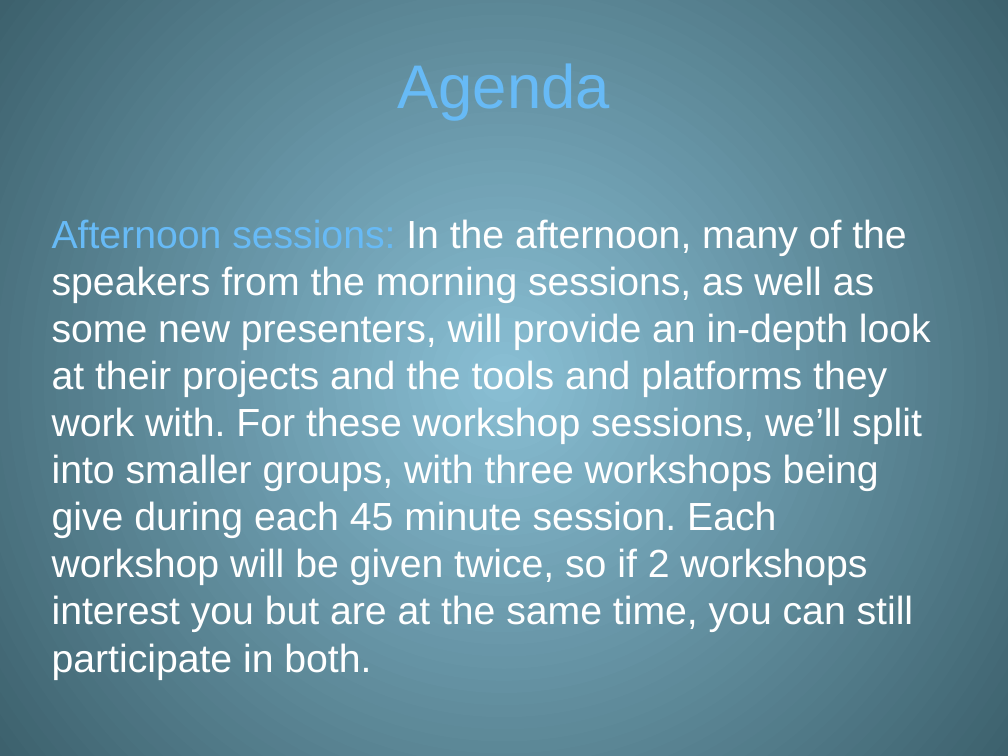
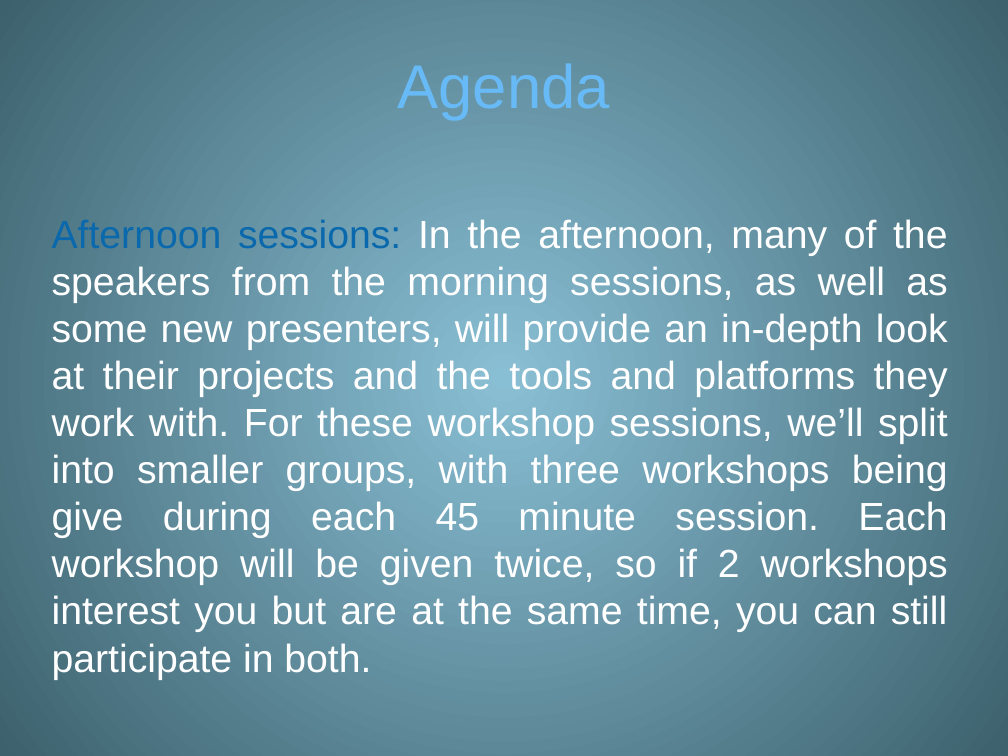
Before and after one commit to ESIPFed/stc, a slide deck: slide 5 of symposium/2018/talks/power_point/2018 Geosemantics Symposium Intro.pptx (slide 4 before the commit). Drawn at 1008x756 pixels with LibreOffice and Linux fonts; fonts in the diff are those of the drawing. Boxes give left, top, right and bottom in pixels: in the first picture for what was removed or moved away, otherwise in the second. Text is boxed around its words. In the diff, an @@ line names an element or a change of style, - is before the commit and + after.

```diff
--- a/symposium/2018/talks/power_point/2018 Geosemantics Symposium Intro.pptx
+++ b/symposium/2018/talks/power_point/2018 Geosemantics Symposium Intro.pptx
@@ text "Afternoon sessions: In the afternoon, ..." at box(52, 219, 948, 680): text colour #67BAF6 to #0A68AC in "Afternoon sessions:"; alignment left to justified @@
```
Also in this commit, not shown: 4 other slides changed, 3 slides added.
